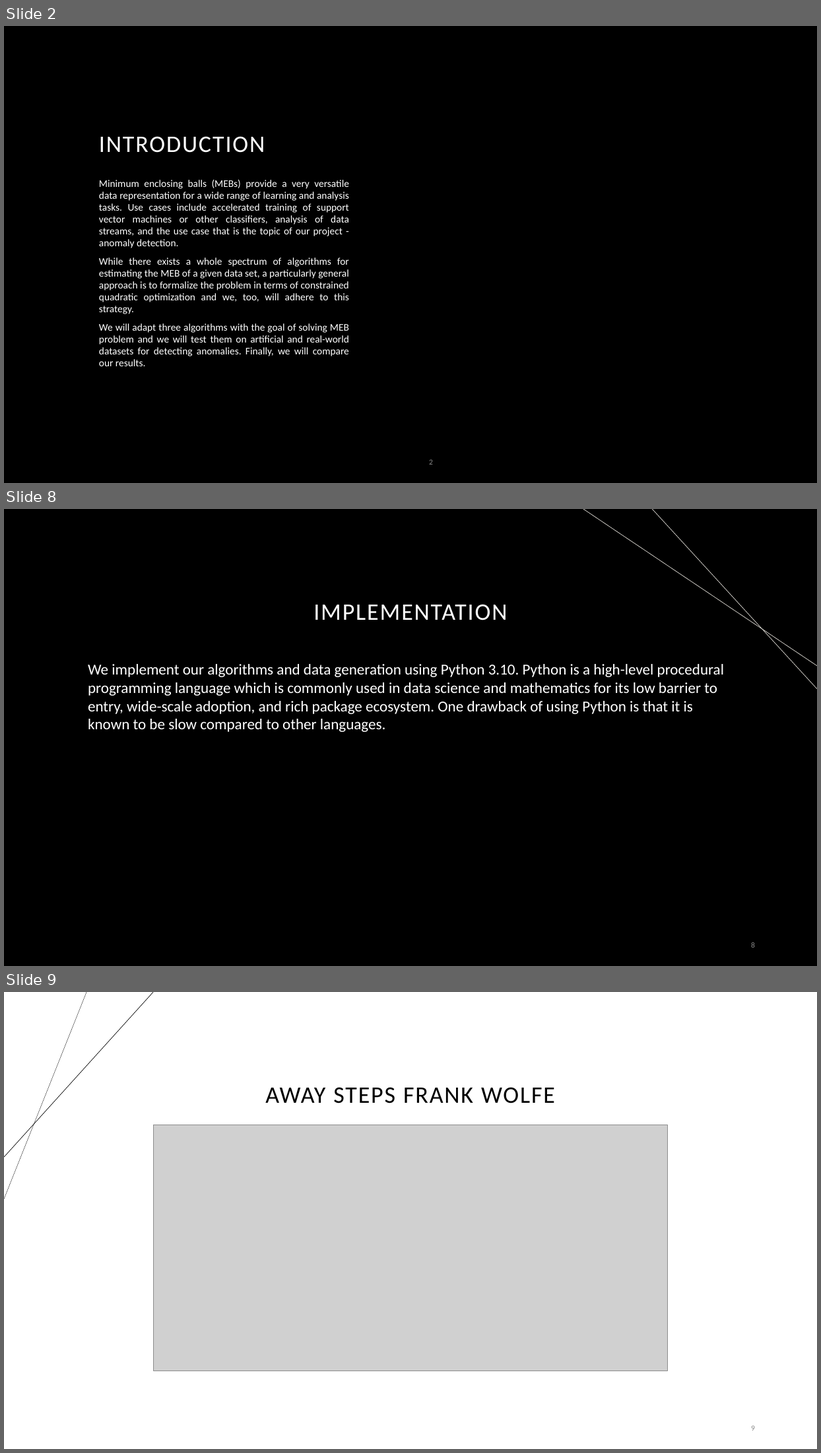
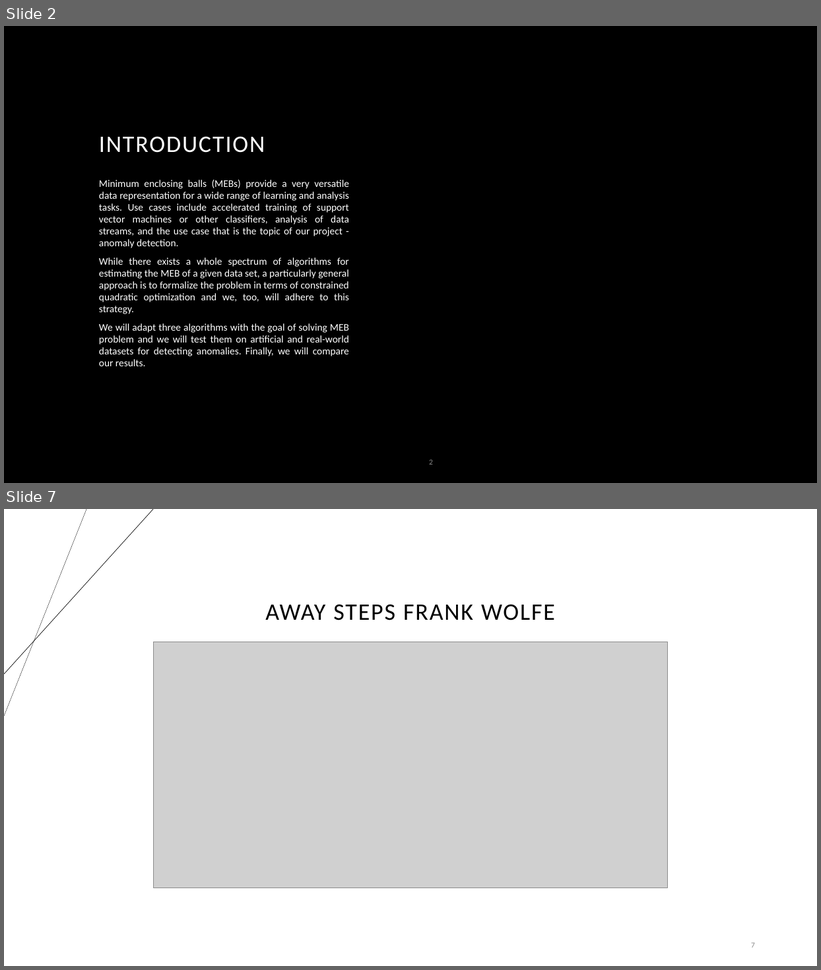
Before and after one commit to suleymanerim1/MEB_FrankWolfe_Optimization, a slide deck: Theory/Minimum Enclosing Ball for FW.pptx. Shown one above the other, each under a label of ours: slides 2, 8 and 9 before the commit, slides 2 and 7 after it; the slides between them are not shown. The pictures are 821x1453 and 821x970 pixels, drawn with LibreOffice and Linux fonts; fonts in the diff are those of the drawing; grey boxes stand for pictures; background and template pictures are left out. Boxes give left, top, right and bottom in pixels: in the first picture for what was removed or moved away, otherwise in the second. Text is boxed around its words. In the diff, an @@ line names an element or a change of style, - is before the commit and + after.

```diff
--- a/Theory/Minimum Enclosing Ball for FW.pptx
+++ b/Theory/Minimum Enclosing Ball for FW.pptx
@@ slide 8 removed at (x1=4, y1=509, x2=817, y2=966), background #000000 @@
@@ line removed from (583, 509) to (817, 666) @@
@@ line removed from (652, 509) to (817, 689) @@
@@ title removed at (x1=314, y1=604, x2=507, y2=621) @@
-IMPLEMENTATION
@@ text removed at (x1=88, y1=664, x2=724, y2=732) @@
-We implement our algorithms and data generation using Python 3.10. Python is a high-level procedural programming language which is commonly used in data science and mathematics for its low barrier to entry, wide-scale adoption, and rich package ecosystem. One drawback of using Python is that it is known to be slow compared to other languages.
@@ page number removed at (x1=751, y1=943, x2=755, y2=948) @@
-8
@@ what was slide 9 is now slide 7 @@
@@ page number at (x1=751, y1=943, x2=755, y2=948): text changed @@
-9
+7
```
Also in this commit, not shown: 5 slides changed, 1 other slide removed.
